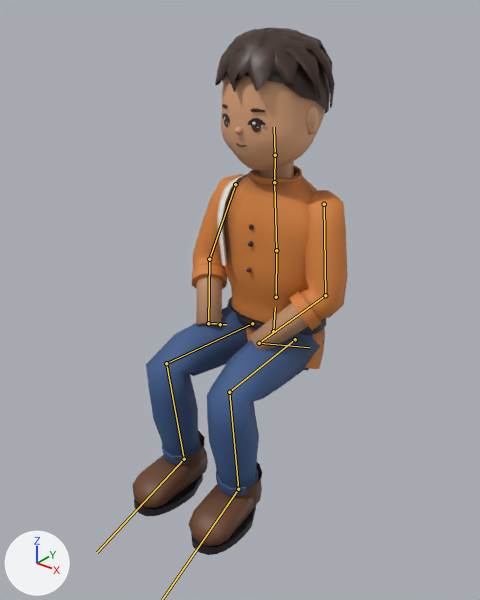
What one commit did to the glTF model public/models/villager-man.glb.
One viewpoint serves both versions: a camera (50 mm lens) standing at (1.076, -1.516, 1.549) and looking at (0.004, -0.176, 0.718). Every picture has the same lights, and +X, +Y and +Z are marked at lower left. The first picture is the older version. Both versions are drawn at frame 18 of the action 'Sit'; the numbers are the values there. The bones that change, and the others that lie on the model, are drawn over the model as lines.

Names of what the first picture shows: 'villager-man'.
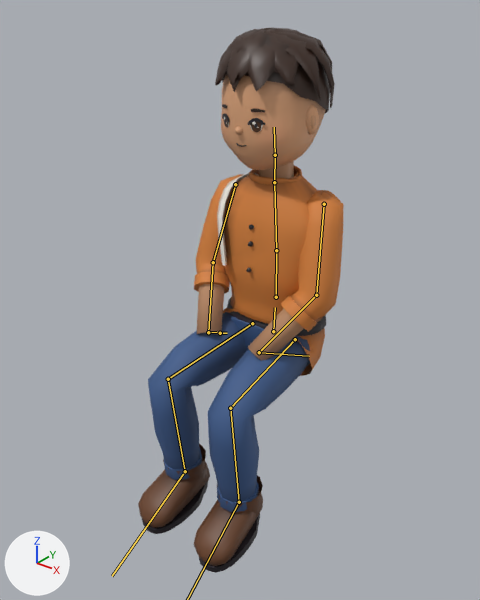
What the commit changed:
Bone 'upperarm_L' (bone_upperarm_l) turns from (-28, 45, -27) to (-34, 45, -27) degrees about its own x, y and z.
Bone 'forearm_L' (bone_forearm_l) turns from (-47, -4, -9) to (-32, -2, -7) degrees about its own x, y and z.
Bone 'hand_L' (bone_hand_l) turns from (138, -50, -32) to (124, -52, -23) degrees about its own x, y and z.
Bone 'upperarm_R' (bone_upperarm_r) turns from (-28, -45, 27) to (-34, -45, 27) degrees about its own x, y and z.
Bone 'forearm_R' (bone_forearm_r) turns from (-47, 4, 9) to (-32, 2, 7) degrees about its own x, y and z.
Bone 'hand_R' (bone_hand_r) turns from (138, 50, 32) to (124, 52, 23) degrees about its own x, y and z.
Bone 'thigh_L' (bone_thigh_l) turns from (-85, -6, 0) to (-77, -6, 0) degrees about its own x, y and z.
Bone 'shin_L' (bone_shin_l) turns from (91, 0, 0) to (82, 0, 0) degrees about its own x, y and z.
Bone 'foot_L' (bone_foot_l) turns from (-3, 3, 4) to (10, 3, 9) degrees about its own x, y and z.
Bone 'thigh_R' (bone_thigh_r) turns from (-85, 6, 0) to (-77, 6, 0) degrees about its own x, y and z.
Bone 'shin_R' (bone_shin_r) turns from (91, 0, 0) to (82, 0, 0) degrees about its own x, y and z.
Bone 'foot_R' (bone_foot_r) turns from (-3, -3, -4) to (10, -3, -9) degrees about its own x, y and z.

Location of each change, (x1, y1, x2, y2) in pixels of the pictures (480 x 600 px):
'villager-man', posed: before (132, 27, 348, 555); after (138, 27, 344, 573)
bone 'upperarm_L', root to tip: before (324, 204) to (325, 295); after (324, 204) to (316, 295)
bone 'forearm_L', root to tip: before (325, 295) to (259, 343); after (316, 295) to (259, 352)
bone 'hand_L', root to tip: before (259, 343) to (309, 347); after (259, 352) to (309, 356)
bone 'upperarm_R', root to tip: before (235, 184) to (209, 259); after (235, 184) to (213, 262)
bone 'forearm_R', root to tip: before (209, 259) to (208, 323); after (213, 262) to (208, 332)
bone 'hand_R', root to tip: before (208, 323) to (216, 323); after (208, 332) to (217, 332)
bone 'thigh_L', root to tip: before (295, 339) to (229, 392); after (295, 339) to (230, 408)
bone 'shin_L', root to tip: before (229, 392) to (238, 489); after (230, 408) to (239, 502)
bone 'thigh_R', root to tip: before (252, 323) to (166, 363); after (252, 323) to (168, 379)
bone 'shin_R', root to tip: before (166, 363) to (184, 459); after (168, 379) to (185, 471)
bone 'foot_R', root to tip: before (184, 459) to (97, 552); after (185, 471) to (112, 576)
